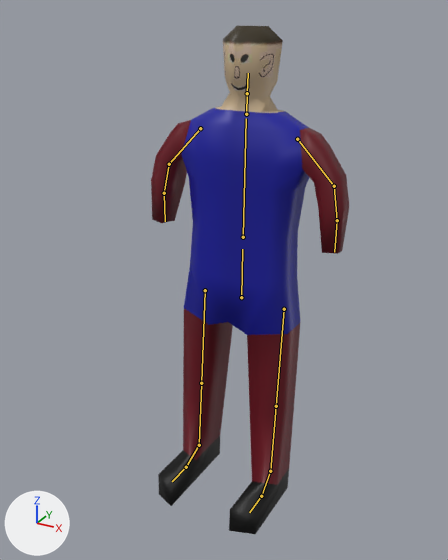
The FBX model Blender/AllAnim.fbx: old version first, new version second.
Both versions are drawn from a 50 mm lens placed at (3.04, -4.84, 5.72), pointed at (0.04, 0.62, 2.99). Arrows for +X, +Y and +Z are at lower left; the lights stay in place. The older version comes first. The bones that change, and the others that lie on the model, are drawn over the model as lines.
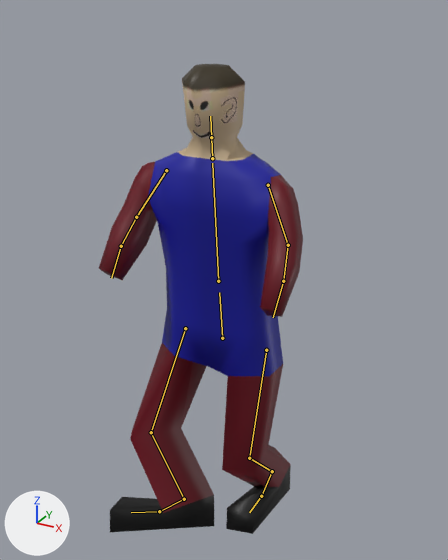
The newer file adds an action. The first version stands in its rest pose; the second is drawn at frame 8 of the action 'Armature|Parry'.

Edits to the scene script, one JSON object a line:
```json
{"block": "bone_hip", "where": "bone_hip = bpy.data.objects['Armature'].pose.bones['Hip']  # child of 'Root'"}
{"op": "set", "path": "bone_hip.location", "old": "(0.0, 0.0, 0.0)", "new": "(0.0, -0.33, 0.46)"}
{"op": "set", "path": "bone_hip.rotation_quaternion", "old": "(1.0, 0.0, 0.0, 0.0)", "new": "(0.998, 0.068, 0.0, 0.0)", "note": "degrees (0, 0, 0) -> degrees (8, 0, 0)"}
{"block": "bone_spine", "where": "bone_spine = bpy.data.objects['Armature'].pose.bones['Spine']  # child of 'Hip'"}
{"op": "set", "path": "bone_spine.rotation_quaternion", "old": "(1.0, 0.0, 0.0, 0.0)", "new": "(1.0, -0.008, 0.0, 0.0)", "note": "degrees (0, 0, 0) -> degrees (-1, 0, 0)"}
{"block": "bone_upperarm_l", "where": "bone_upperarm_l = bpy.data.objects['Armature'].pose.bones['UpperArm.L']  # child of 'Spine'"}
{"op": "set", "path": "bone_upperarm_l.rotation_quaternion", "old": "(1.0, 0.0, 0.0, 0.0)", "new": "(0.972, 0.156, -0.117, -0.128)", "note": "degrees (0, 0, 0) -> degrees (20, -11, -17)"}
{"block": "bone_lowerarm_l", "where": "bone_lowerarm_l = bpy.data.objects['Armature'].pose.bones['LowerArm.L']  # child of 'UpperArm.L'"}
{"op": "set", "path": "bone_lowerarm_l.rotation_quaternion", "old": "(1.0, 0.0, 0.0, 0.0)", "new": "(0.979, 0.162, -0.007, 0.124)", "note": "degrees (0, 0, 0) -> degrees (18, -3, 14)"}
{"block": "bone_upperarm_r", "where": "bone_upperarm_r = bpy.data.objects['Armature'].pose.bones['UpperArm.R']  # child of 'Spine'"}
{"op": "set", "path": "bone_upperarm_r.rotation_quaternion", "old": "(1.0, 0.0, 0.0, 0.0)", "new": "(0.972, 0.159, 0.113, 0.128)", "note": "degrees (0, 0, 0) -> degrees (20, 10, 17)"}
{"block": "bone_lowerarm_r", "where": "bone_lowerarm_r = bpy.data.objects['Armature'].pose.bones['LowerArm.R']  # child of 'UpperArm.R'"}
{"op": "set", "path": "bone_lowerarm_r.rotation_quaternion", "old": "(1.0, 0.0, 0.0, 0.0)", "new": "(0.979, 0.162, 0.007, -0.124)", "note": "degrees (0, 0, 0) -> degrees (18, 3, -14)"}
{"block": "bone_upperleg_l", "where": "bone_upperleg_l = bpy.data.objects['Armature'].pose.bones['UpperLeg.L']  # child of 'Hip'"}
{"op": "set", "path": "bone_upperleg_l.rotation_quaternion", "old": "(1.0, 0.0, 0.0, 0.0)", "new": "(0.984, 0.176, 0.004, 0.004)", "note": "degrees (0, 0, 0) -> degrees (20, 0, 1)"}
{"block": "bone_lowerleg_l", "where": "bone_lowerleg_l = bpy.data.objects['Armature'].pose.bones['LowerLeg.L']  # child of 'UpperLeg.L'"}
{"op": "set", "path": "bone_lowerleg_l.rotation_quaternion", "old": "(1.0, 0.0, 0.0, 0.0)", "new": "(0.86, -0.51, 0.0, 0.0)", "note": "degrees (0, 0, 0) -> degrees (-61, 0, 0)"}
{"block": "bone_foot_l", "where": "bone_foot_l = bpy.data.objects['Armature'].pose.bones['Foot.L']  # child of 'LowerLeg.L'"}
{"op": "set", "path": "bone_foot_l.rotation_quaternion", "old": "(1.0, 0.0, 0.0, 0.0)", "new": "(0.91, 0.413, 0.0, 0.021)", "note": "degrees (0, 0, 0) -> degrees (49, -1, 2)"}
{"block": "bone_upperleg_r", "where": "bone_upperleg_r = bpy.data.objects['Armature'].pose.bones['UpperLeg.R']  # child of 'Hip'"}
{"op": "set", "path": "bone_upperleg_r.rotation_quaternion", "old": "(1.0, 0.0, 0.0, 0.0)", "new": "(0.886, 0.303, 0.339, 0.092)", "note": "degrees (0, 0, 0) -> degrees (46, 33, 26)"}
{"block": "bone_lowerleg_r", "where": "bone_lowerleg_r = bpy.data.objects['Armature'].pose.bones['LowerLeg.R']  # child of 'UpperLeg.R'"}
{"op": "set", "path": "bone_lowerleg_r.rotation_quaternion", "old": "(1.0, 0.0, 0.0, 0.0)", "new": "(0.924, -0.382, 0.0, 0.0)", "note": "degrees (0, 0, 0) -> degrees (-45, 0, 0)"}
{"block": "bone_foot_r", "where": "bone_foot_r = bpy.data.objects['Armature'].pose.bones['Foot.R']  # child of 'LowerLeg.R'"}
{"op": "set", "path": "bone_foot_r.rotation_quaternion", "old": "(1.0, 0.0, 0.0, 0.0)", "new": "(0.957, 0.198, 0.0, -0.21)", "note": "degrees (0, 0, 0) -> degrees (22, 5, -24)"}
```

Pixel boxes (x1, y1, x2, y2) of what changed, in the pictures (448 x 560 px):
```json
{"object": "Cube", "change": "posed", "before": [151, 26, 349, 534], "after": [99, 64, 303, 534], "on screen": "7% shorter"}
{"bone": "Hip", "before": "(241, 297) to (242, 249)", "after": "(222, 338) to (219, 292)"}
{"bone": "Spine", "before": "(243, 237) to (246, 118)", "after": "(218, 281) to (212, 163)"}
{"bone": "UpperArm.L", "before": "(297, 139) to (334, 186)", "after": "(268, 185) to (288, 245)"}
{"bone": "LowerArm.L", "before": "(334, 186) to (337, 220)", "after": "(288, 245) to (283, 281)"}
{"bone": "UpperArm.R", "before": "(200, 128) to (169, 164)", "after": "(166, 170) to (136, 217)"}
{"bone": "LowerArm.R", "before": "(169, 164) to (164, 193)", "after": "(136, 217) to (121, 246)"}
{"bone": "UpperLeg.L", "before": "(284, 309) to (276, 406)", "after": "(266, 350) to (249, 458)"}
{"bone": "LowerLeg.L", "before": "(276, 406) to (270, 471)", "after": "(249, 458) to (272, 471)"}
{"bone": "Foot.L", "before": "(270, 471) to (261, 496)", "after": "(272, 471) to (261, 496)"}
{"bone": "UpperLeg.R", "before": "(205, 290) to (201, 383)", "after": "(185, 328) to (151, 432)"}
{"bone": "LowerLeg.R", "before": "(201, 383) to (199, 445)", "after": "(151, 432) to (184, 499)"}
{"bone": "Foot.R", "before": "(199, 445) to (186, 467)", "after": "(184, 499) to (159, 511)"}
```
